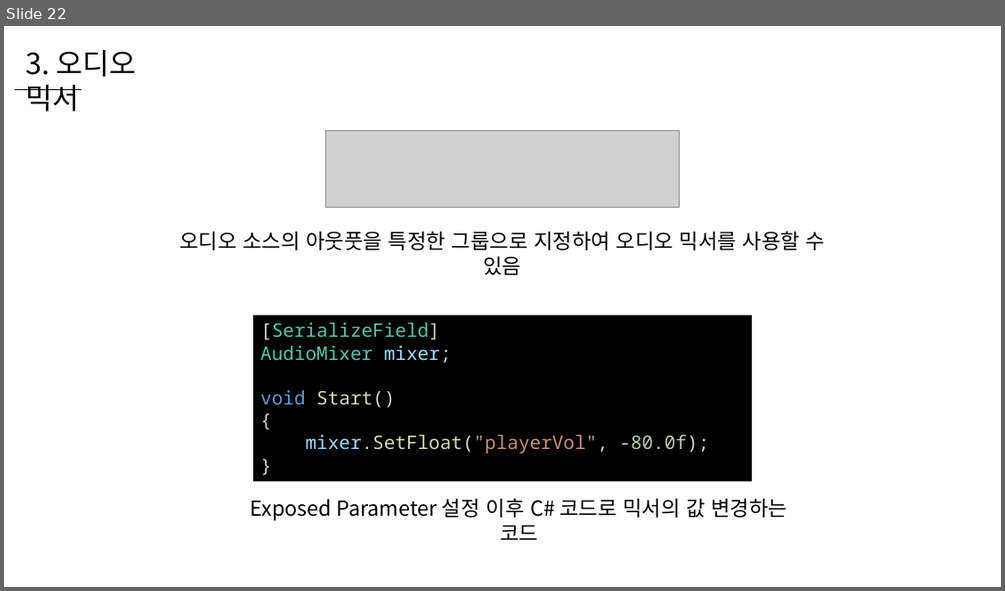
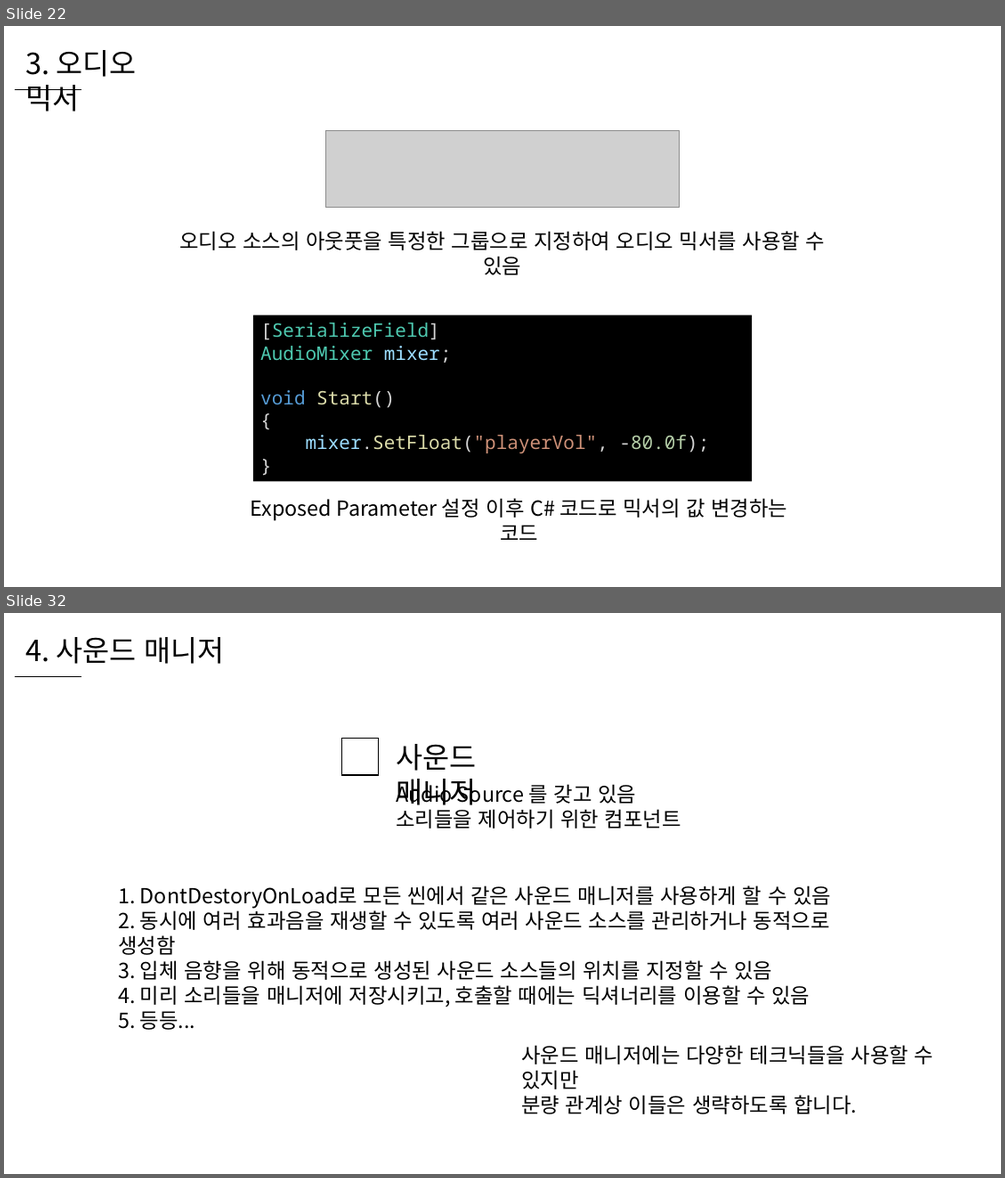
Before and after one commit to WooLyung/2022-Unity-Lecture, a slide deck: 1 - 소리.pptx. Shown one above the other, each under a label of ours: slide 22 before the commit, slides 22 and 32 after it; the slides between them are not shown. The pictures are 1005x591 and 1005x1178 pixels, drawn with LibreOffice and Linux fonts; fonts in the diff are those of the drawing; grey boxes stand for pictures. Boxes give left, top, right and bottom in pixels: in the first picture for what was removed or moved away, otherwise in the second. Text is boxed around its words. In the diff, an @@ line names an element or a change of style, - is before the commit and + after.

```diff
--- a/1 - 소리.pptx
+++ b/1 - 소리.pptx
@@ slide 32 added at (4,613,1001,1174), background #FFFFFF @@
@@ text added at (25,637,225,664), 28 pt, text #000000 @@
+4. 사운드 매니저
@@ line added from (15, 676) to (81, 676), #000000 0.5 pt @@
@@ rectangle added at (341,738,378,775), fill #FFFFFF, outline #000000 1 pt @@
@@ text added at (396,744,476,811), 28 pt, text #000000 @@
+사운드 매니저
@@ text added at (396,781,681,828), 20 pt, text #000000 @@
+Audio Source 를 갖고 있음
+소리들을 제어하기 위한 컴포넌트
@@ text added at (118,885,831,1006), 20 pt, text #000000 @@
+1. DontDestoryOnLoad로 모든 씬에서 같은 사운드 매니저를 사용하게 할 수 있음
+2. 동시에 여러 효과음을 재생할 수 있도록 여러 사운드 소스를 관리하거나 동적으로 생성함
+3. 입체 음향을 위해 동적으로 생성된 사운드 소스들의 위치를 지정할 수 있음
+4. 미리 소리들을 매니저에 저장시키고, 호출할 때에는 딕셔너리를 이용할 수 있음
+5. 등등...
@@ text added at (521,1045,933,1114), 20 pt, text #000000 @@
+사운드 매니저에는 다양한 테크닉들을 사용할 수 있지만
+분량 관계상 이들은 생략하도록 합니다.
```
Also in this commit, not shown: 3 slides changed, 6 other slides added, 8 other files.
